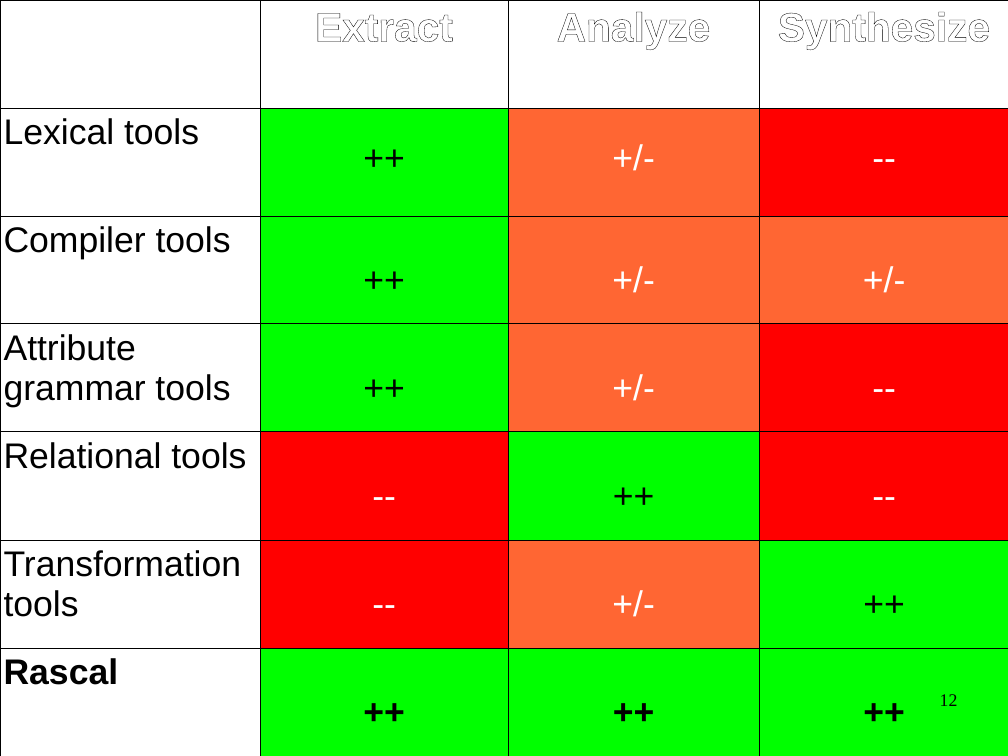
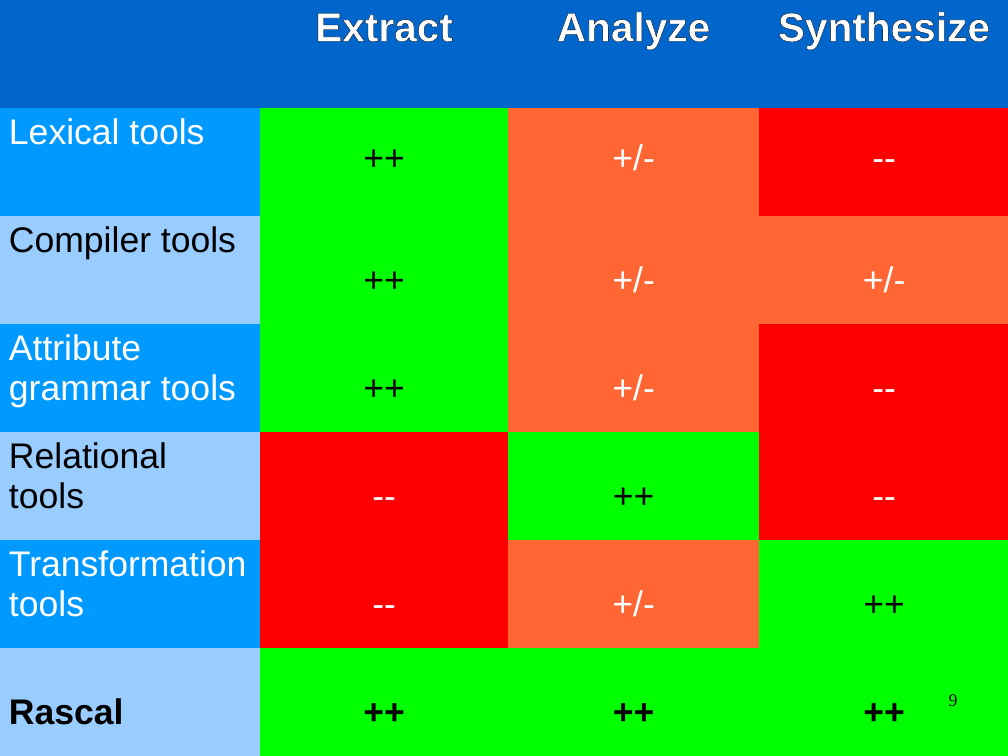
Before and after one commit to cwi-swat/meta-environment, a slide deck: slide 9 of meta-doc/analysis/rascal-slides/rascal-bergen.odp (slide 12 before the commit). Drawn at 1008x756 pixels with LibreOffice and Linux fonts; fonts in the diff are those of the drawing; background and template pictures are left out. Boxes give left, top, right and bottom in pixels: in the first picture for what was removed or moved away, otherwise in the second. Text is boxed around its words. In the diff, an @@ line names an element or a change of style, - is before the commit and + after.

```diff
--- a/meta-doc/analysis/rascal-slides/rascal-bergen.odp
+++ b/meta-doc/analysis/rascal-slides/rascal-bergen.odp
@@ table at <box>0,0,1008,756</box> @@
@@ fill none to #0066CC in 3 cells @@
@@ fill none to #0099FF in 3 cells @@
@@ fill none to #99CCFF in 3 cells @@
@@ text colour #000000 to #FFFFFF in "Lexical tools", "Attribute grammar tools", "Transformation tools" @@
@@ borders changed @@
@@ page number at <box>949,694,958,706</box>: text changed @@
-12
+9
```
Also in this commit, not shown: 9 other slides changed, 15 slides added, 64 slides removed, 1 other file.
